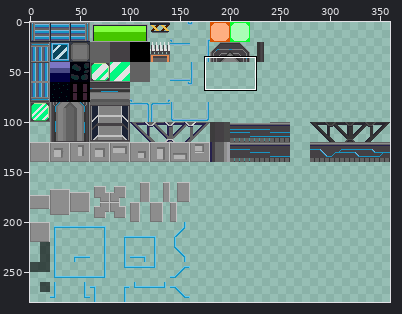
Edited in one commit: sprite sheet (proj/assets/img/defTile.png). The first picture is a wide view before the edit; the outline marks the close-up.
Close-up. The starting point:
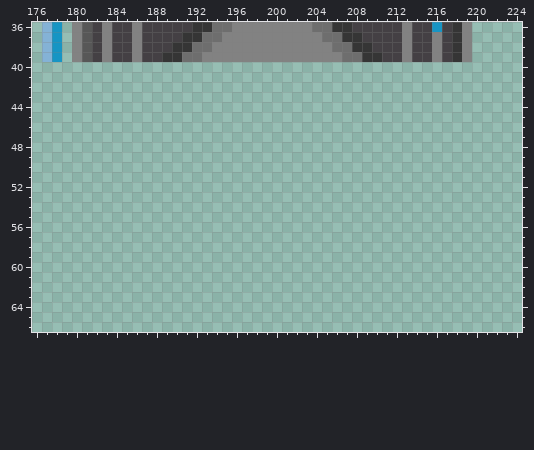
The file is 360x280 pixels. Colours within 5 levels of each other are drawn and written as one. Shown: x 176..224, y 36..66.
The result:
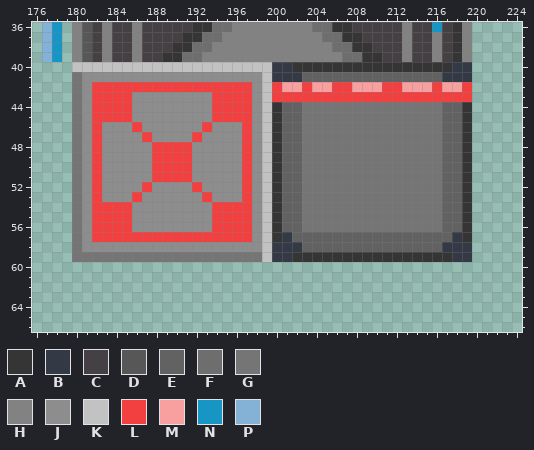
Palette (. is transparent): A #353535  B #343946  C #444044  D #575757  E #626262  F #6e6e6e  G #757575  H #828282  J #8d8d8d  K #c2c2c2  L #f24040  M #f8a0a0  N #1795c4  P #84b2d6
Changes in this commit:
@@ x 176..224 @@
 39 .PN.HDCHCCHCCAAFFHHHHHHHHHHHHHHFFAACCHCCHCAH.....
-40 .................................................
-41 .................................................
-42 .................................................
-43 .................................................
-44 .................................................
-45 .................................................
-46 .................................................
-47 .................................................
-48 .................................................
-49 .................................................
-50 .................................................
-51 .................................................
-52 .................................................
-53 .................................................
-54 .................................................
-55 .................................................
-56 .................................................
-57 .................................................
-58 .................................................
-59 .................................................
+40 ....KKKKKKKKKKKKKKKKKKKKBBAAAAAAAAAAAAAAAABB.....
+41 ....GJJJJJJJJJJJJJJJJJJKBBBEEEEEEEEEEEEEEBBB.....
+42 ....GJLLLLLLLLLLLLLLLLJKLMMLMMLLMMMLLMMMLMML.....
+43 ....GJLLLLJJJJJJJJLLLLJKLLLLLLLLLLLLLLLLLLLL.....
+44 ....GJLLLLJJJJJJJJLLLLJKAEEGGGGGGGGGGGGGGEEA.....
+45 ....GJLLLLJJJJJJJJLLLLJKAEEGGGGGGGGGGGGGGEEA.....
+46 ....GJLJJJLJJJJJJLJJJLJKAEEGGGGGGGGGGGGGGEEA.....
+47 ....GJLJJJJLJJJJLJJJJLJKAEEGGGGGGGGGGGGGGEEA.....
+48 ....GJLJJJJJLLLLJJJJJLJKAEEGGGGGGGGGGGGGGEEA.....
+49 ....GJLJJJJJLLLLJJJJJLJKAEEGGGGGGGGGGGGGGEEA.....
+50 ....GJLJJJJJLLLLJJJJJLJKAEEGGGGGGGGGGGGGGEEA.....
+51 ....GJLJJJJJLLLLJJJJJLJKAEEGGGGGGGGGGGGGGEEA.....
+52 ....GJLJJJJLJJJJLJJJJLJKAEEGGGGGGGGGGGGGGEEA.....
+53 ....GJLJJJLJJJJJJLJJJLJKAEEGGGGGGGGGGGGGGEEA.....
+54 ....GJLLLLJJJJJJJJLLLLJKAEEGGGGGGGGGGGGGGEEA.....
+55 ....GJLLLLJJJJJJJJLLLLJKAEEGGGGGGGGGGGGGGEEA.....
+56 ....GJLLLLJJJJJJJJLLLLJKAEEGGGGGGGGGGGGGGEEA.....
+57 ....GJLLLLLLLLLLLLLLLLJKABEEEEEEEEEEEEEEEEBA.....
+58 ....GJJJJJJJJJJJJJJJJJJKBBBEEEEEEEEEEEEEEBBB.....
+59 ....GGGGGGGGGGGGGGGGGGGKBBAAAAAAAAAAAAAAAABB.....
 60 .................................................
Where, in picture pixels (left, top, right, bottom), the same in both close-ups:
added: (72, 62, 472, 262)
